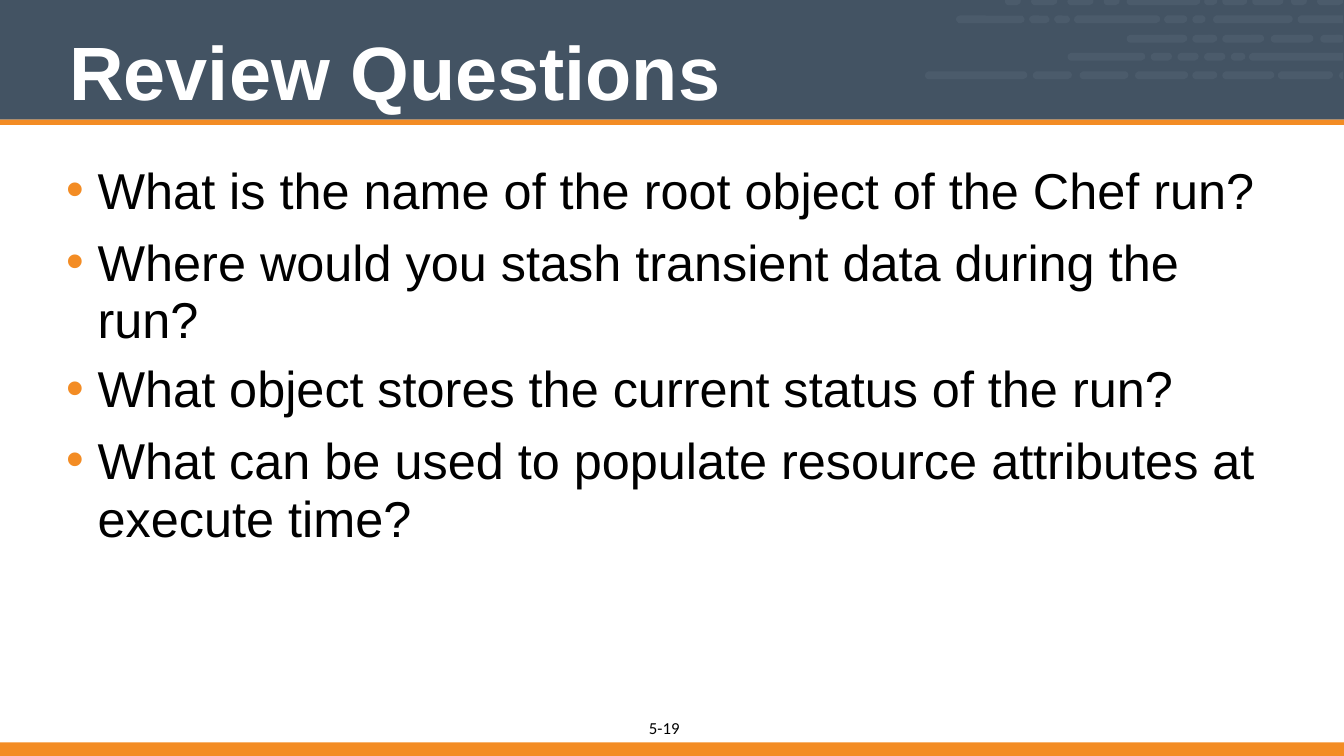
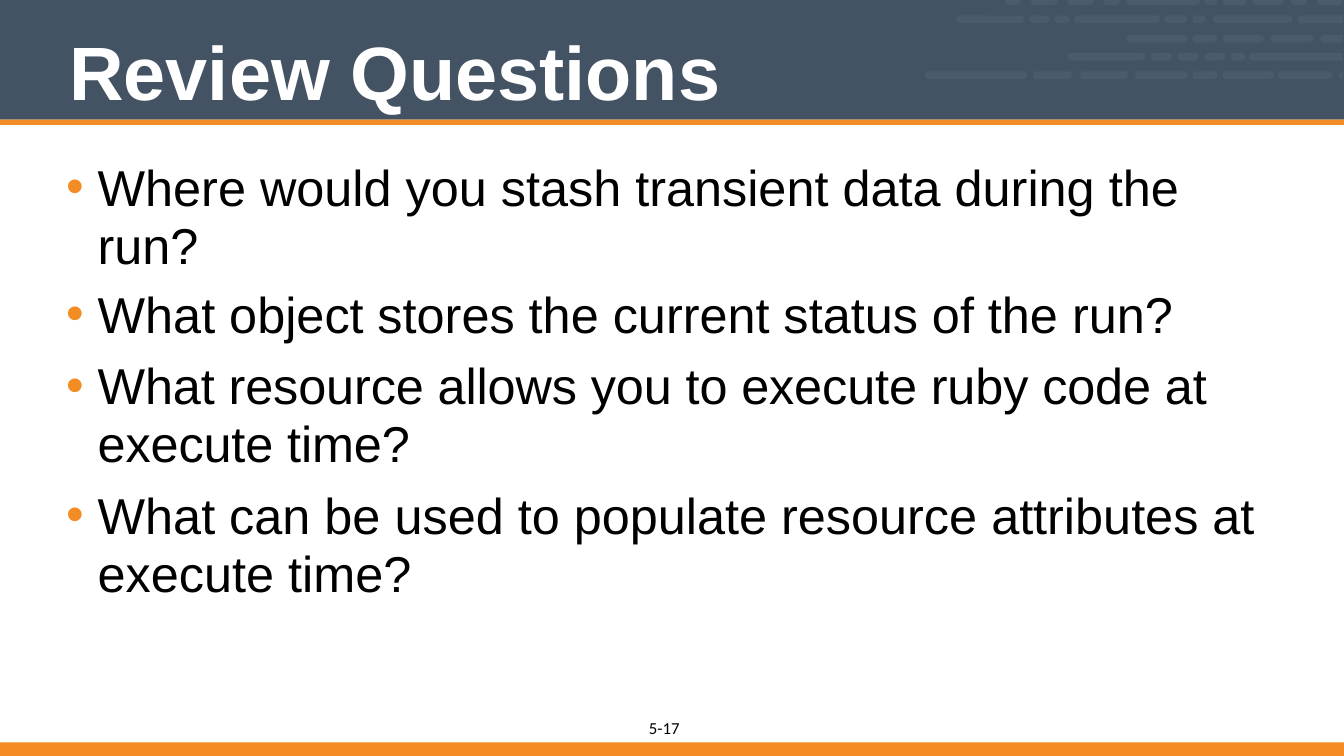
Before and after one commit to vinyar/chef-intermediate, a slide deck: slide 17 of 05-chef_client_run_internals.pptx (slide 19 before the commit). Drawn at 1344x756 pixels with LibreOffice and Linux fonts; fonts in the diff are those of the drawing. Boxes give left, top, right and bottom in pixels: in the first picture for what was removed or moved away, otherwise in the second. Text is boxed around its words. In the diff, an @@ line names an element or a change of style, - is before the commit and + after.

Commit message:
Updated chef client run internals (Module 5)
Removed all mention of the event subsystem (because we don't talk about them)
Removed mention of start handlers (because we don't talk about them)
Fixed the formatting of the code
Changed the code to Courier from Courier New (for better resolution on low visibiliby screens)

```diff
--- a/05-chef_client_run_internals.pptx
+++ b/05-chef_client_run_internals.pptx
@@ text at <box>98,172,1254,219</box>: paragraph removed @@
-• What is the name of the root object of the Chef run?
@@ text at <box>98,367,1207,463</box>: paragraph added @@
+• What resource allows you to execute ruby code at execute time?
@@ page number at <box>663,723,680,734</box>: text changed @@
-19
+17
```
Also in this commit, not shown: 6 other slides changed, 2 slides removed.
